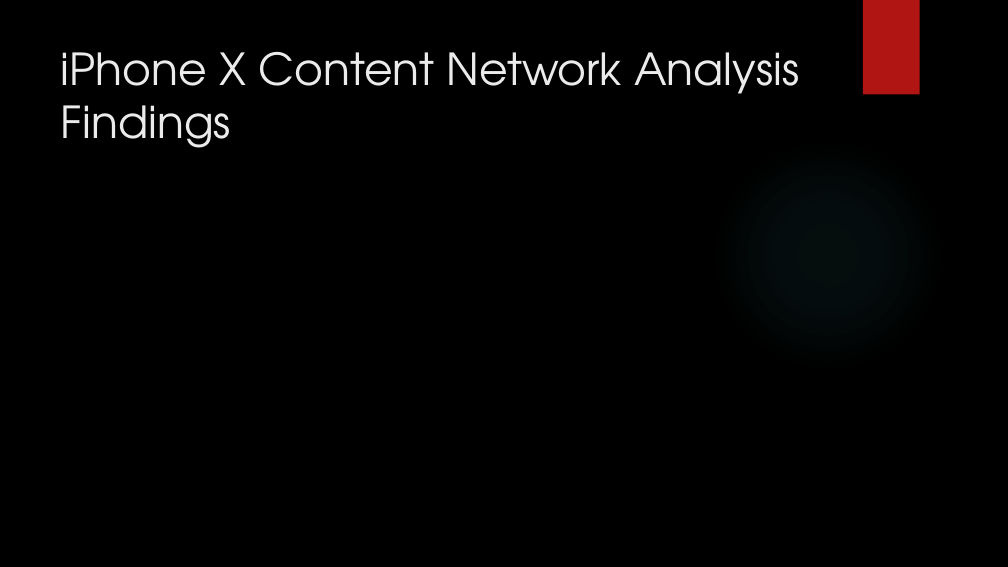
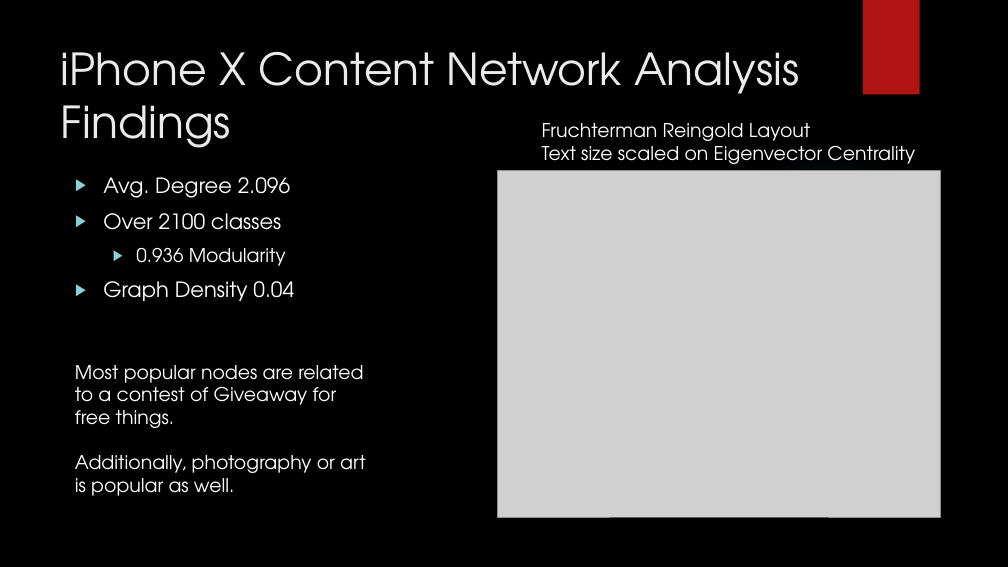
Before and after one commit to kevinbsc/FinalProject, a slide deck: slide 7 of FINAL_presentation_iphone_galaxy.pptx. Drawn at 1008x567 pixels with LibreOffice and Linux fonts; fonts in the diff are those of the drawing; grey boxes stand for pictures; background and template pictures are left out. Boxes give left, top, right and bottom in pixels: in the first picture for what was removed or moved away, otherwise in the second. Text is boxed around its words. In the diff, an @@ line names an element or a change of style, - is before the commit and + after.

Commit message:
Added iphone network docs

```diff
--- a/FINAL_presentation_iphone_galaxy.pptx
+++ b/FINAL_presentation_iphone_galaxy.pptx
@@ text added at box(542, 123, 915, 164), 18 pt, text #FFFFFF @@
+Fruchterman Reingold Layout
+Text size scaled on Eigenvector Centrality
@@ text added at box(103, 177, 294, 301), 20 pt, text #FFFFFF @@
+▶ Avg. Degree 2.096
+▶ Over 2100 classes
+  ▶ 0.936 Modularity
+▶ Graph Density 0.04
@@ picture added at box(498, 170, 941, 517) @@
@@ text added at box(75, 365, 366, 496), 18 pt, text #FFFFFF @@
+Most popular nodes are related to a contest of Giveaway for free things.
+Additionally, photography or art is popular as well.
```
Also in this commit, not shown: 1 other slide changed.
